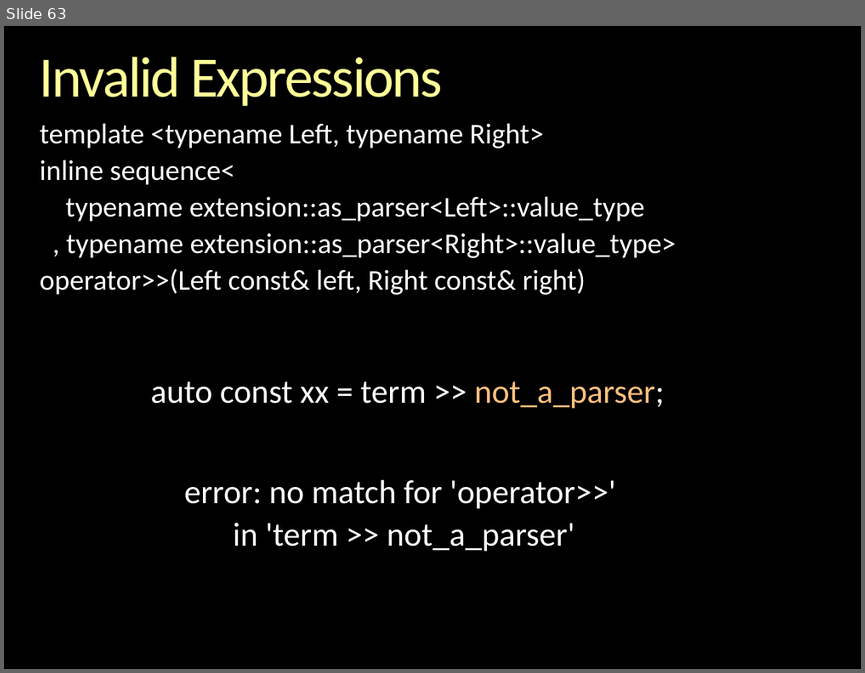
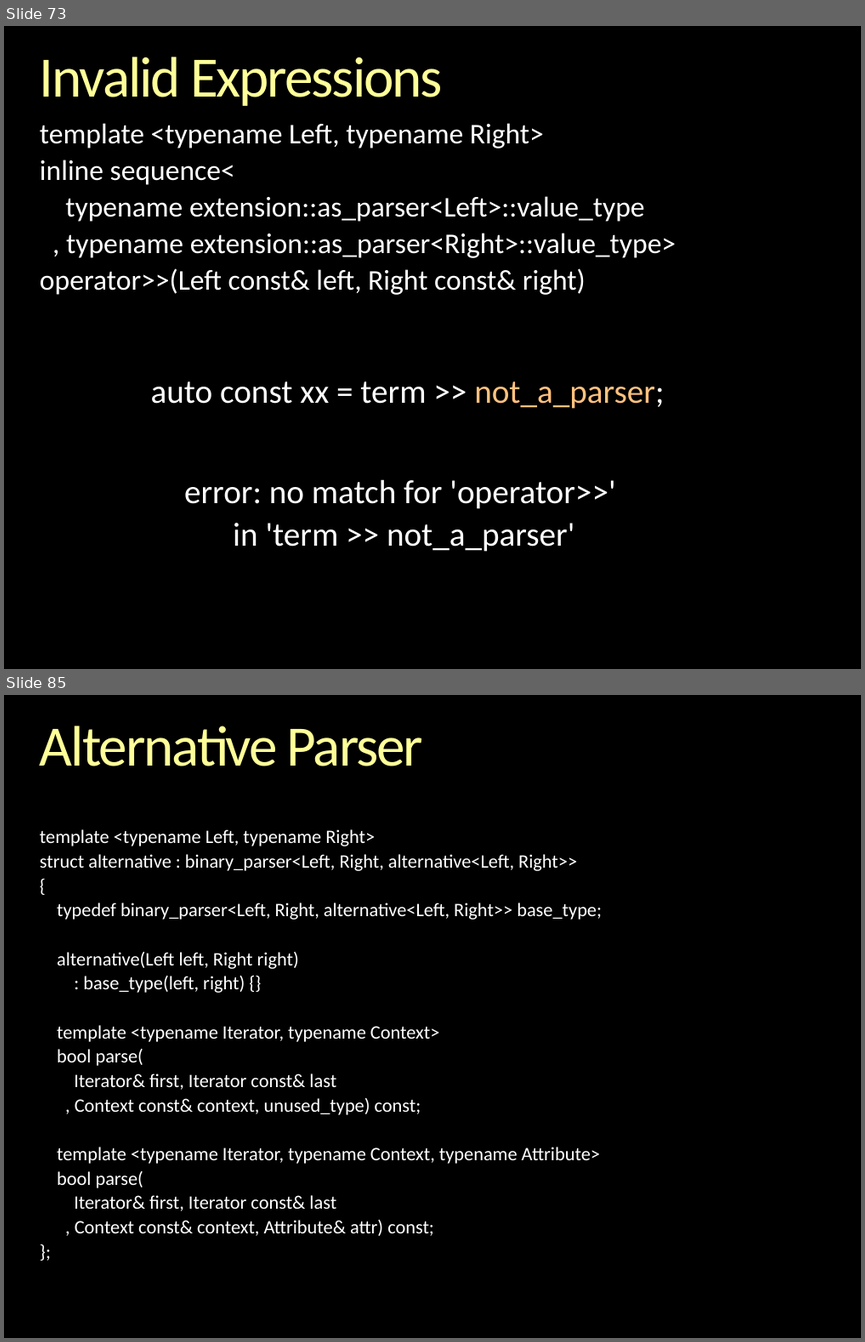
Before and after one commit to boostorg/spirit, a slide deck: libs/spirit/doc/cppnow_2013/Inside Spirit X3.pptx. Shown one above the other, each under a label of ours: slide 63 before the commit, slides 73 and 85 after it; the slides between them are not shown. The pictures are 865x673 and 865x1342 pixels, drawn with LibreOffice and Linux fonts; fonts in the diff are those of the drawing; background and template pictures are left out. Boxes give left, top, right and bottom in pixels: in the first picture for what was removed or moved away, otherwise in the second. Text is boxed around its words. In the diff, an @@ line names an element or a change of style, - is before the commit and + after.

```diff
--- a/libs/spirit/doc/cppnow_2013/Inside Spirit X3.pptx
+++ b/libs/spirit/doc/cppnow_2013/Inside Spirit X3.pptx
@@ slide 85 added at <box>4,695,861,1338</box>, background picture (left out) @@
@@ title added at <box>40,726,423,766</box>, 48 pt, text gradient #FFFFB9 to #FFFF99 to #F6AE1E @@
+Alternative Parser
@@ text added at <box>40,829,602,1236</box>, 16 pt, text #FFFFFF @@
+template <typename Left, typename Right>
+struct alternative : binary_parser<Left, Right, alternative<Left, Right>>
+{
+typedef binary_parser<Left, Right, alternative<Left, Right>> base_type;
+alternative(Left left, Right right)
+: base_type(left, right) {}
+template <typename Iterator, typename Context>
+bool parse(
+Iterator& first, Iterator const& last
+, Context const& context, unused_type) const;
+template <typename Iterator, typename Context, typename Attribute>
+bool parse(
+Iterator& first, Iterator const& last
+, Context const& context, Attribute& attr) const;
+};
@@ what was slide 63 is now slide 73 @@
```
Also in this commit, not shown: 1 slide changed, 24 other slides added.
